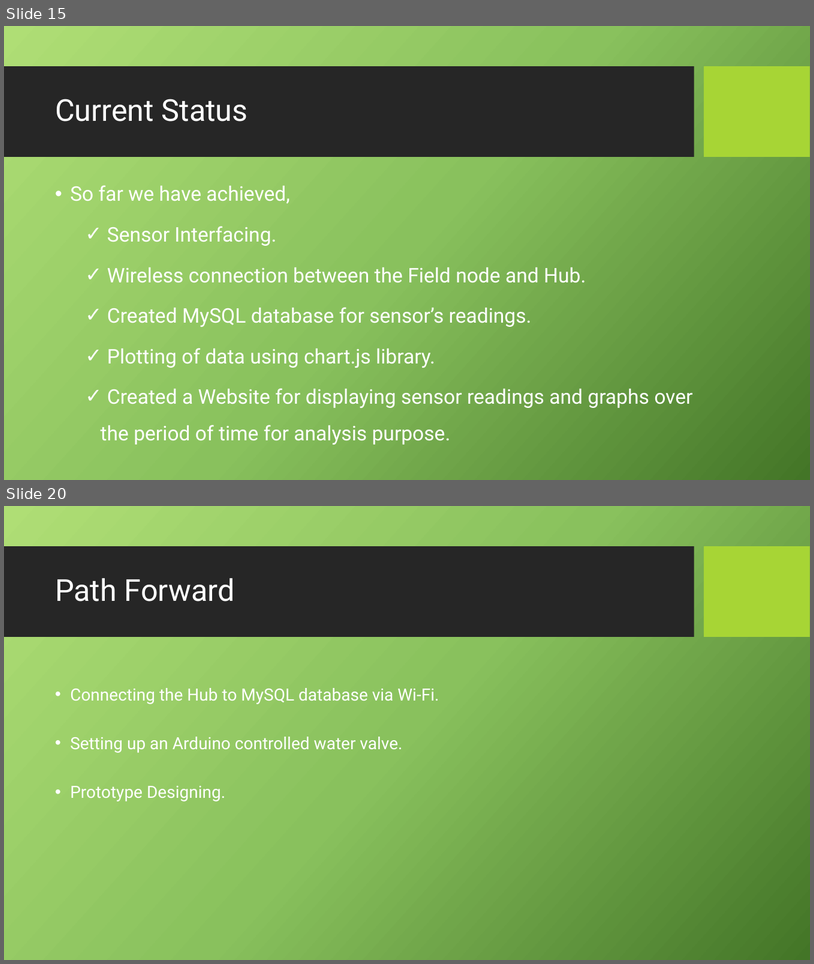
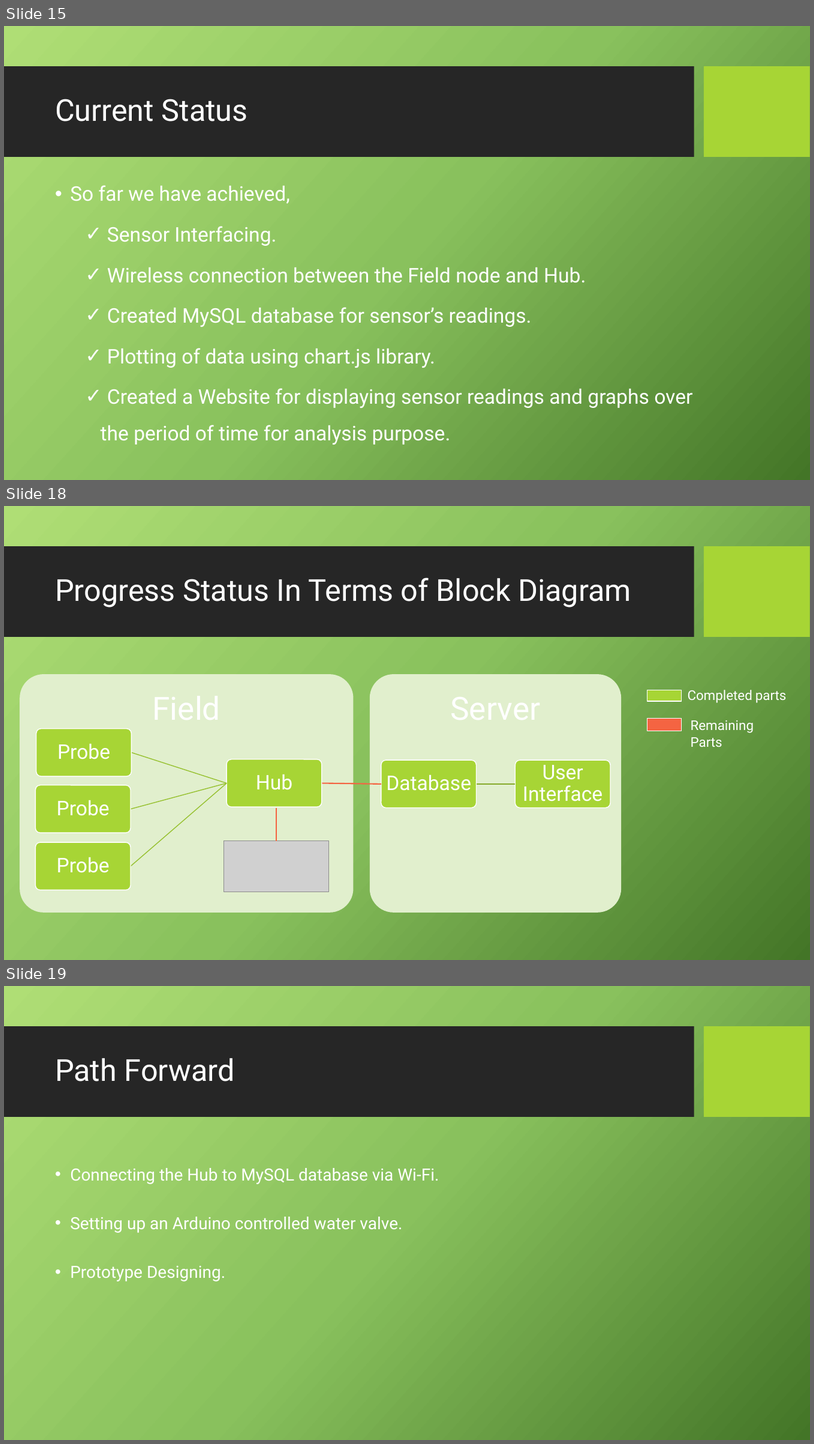
Before and after one commit to Haz-IQ/Precise-Agriculture, a slide deck: Presentation PA.pptx. Shown one above the other, each under a label of ours: slides 15 and 20 before the commit, slides 15, 18 and 19 after it; the slides between them are not shown. The pictures are 814x964 and 814x1444 pixels, drawn with LibreOffice and Linux fonts; fonts in the diff are those of the drawing; grey boxes stand for pictures; background and template pictures are left out. Boxes give left, top, right and bottom in pixels: in the first picture for what was removed or moved away, otherwise in the second. Text is boxed around its words. In the diff, an @@ line names an element or a change of style, - is before the commit and + after.

```diff
--- a/Presentation PA.pptx
+++ b/Presentation PA.pptx
@@ slide 18 added at [4, 506, 810, 960], background picture (left out); not listed: 2 template elements that a slide beside it also shows @@
@@ title added at [55, 577, 632, 607], 36 pt, text #FFFFFF @@
+Progress Status In Terms of Block Diagram
@@ rectangle added at [648, 690, 682, 702], fill #A7D535, outline #FFFFFF 1 pt @@
@@ text added at [688, 690, 787, 703], 16 pt, text #FFFFFF @@
+Completed parts
@@ rectangle added at [648, 718, 682, 731], fill #F46442, outline #FFFFFF 1 pt @@
@@ text added at [691, 720, 754, 747], 16 pt, text #FFFFFF @@
+Remaining Parts
@@ line added from (277, 808) to (277, 841), #F46442 1.5 pt @@
@@ picture added at [224, 841, 329, 891] @@
@@ group added at [20, 674, 621, 913]: 8 rounded rectangles, 8 texts, 5 freeform shapes @@
+Field
+Server
+User Interface
+Database
+Hub
+Probe
+Probe
+Probe
@@ what was slide 20 is now slide 19 @@
```
Also in this commit, not shown: 5 slides changed, 2 slides removed.
